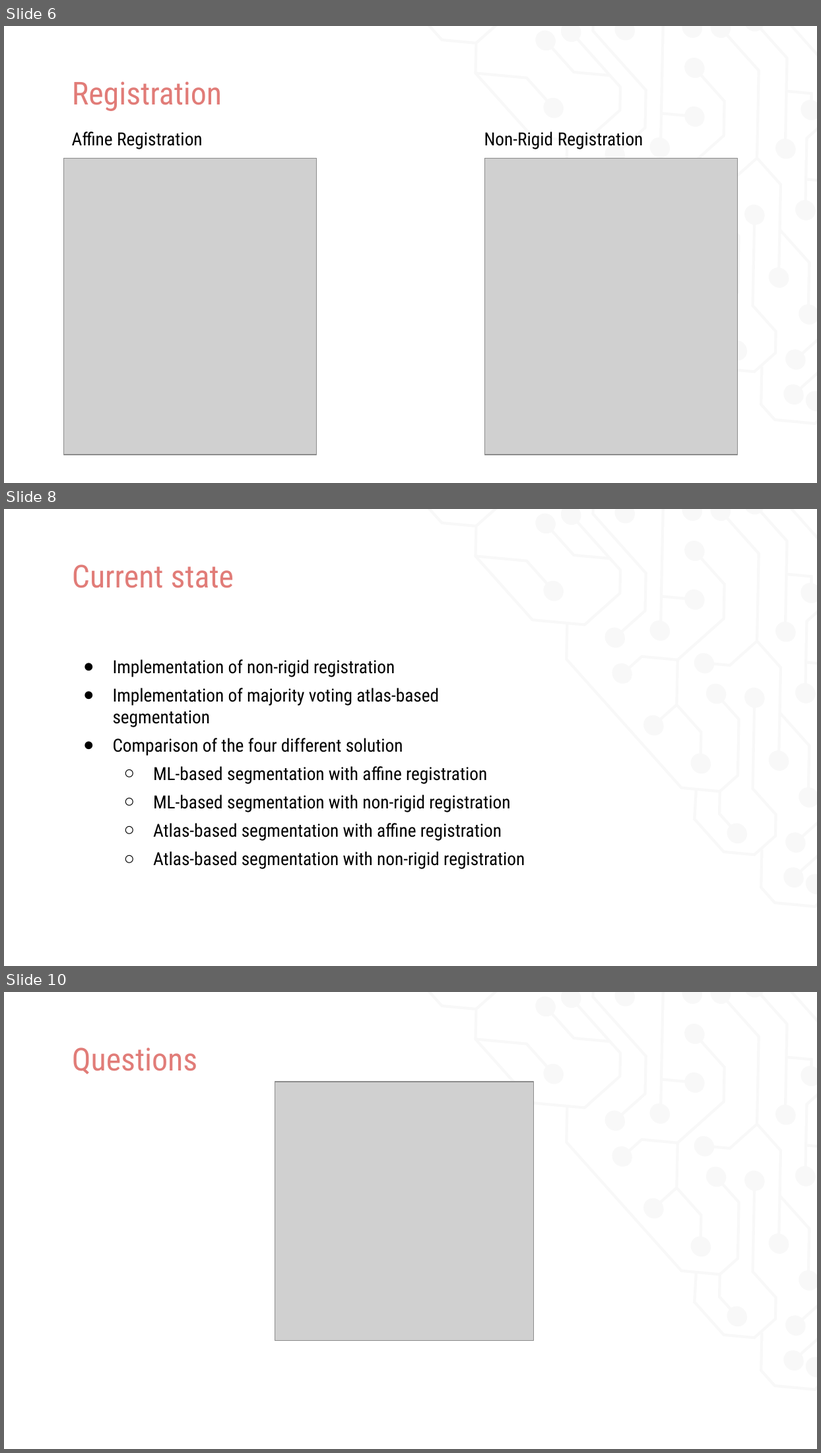
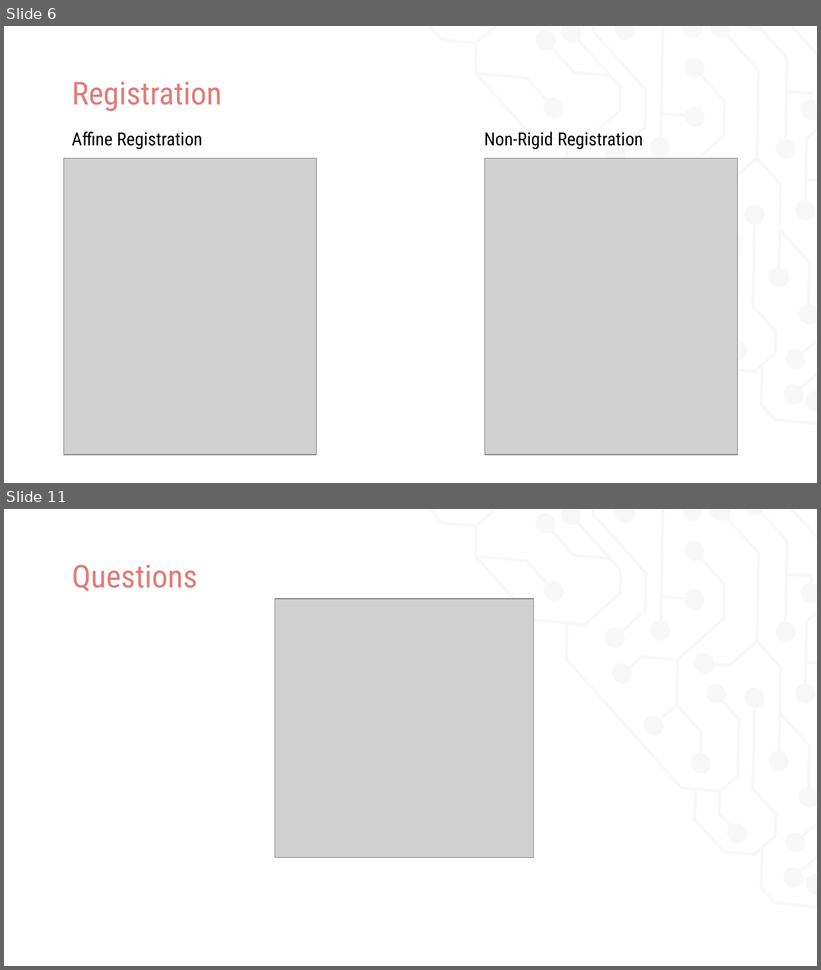
Before and after one commit to uro1012/MIALab, a slide deck: presentation/Presentation.pptx. Shown one above the other, each under a label of ours: slides 6, 8 and 10 before the commit, slides 6 and 11 after it; the slides between them are not shown. The pictures are 821x1453 and 821x970 pixels, drawn with LibreOffice and Linux fonts; fonts in the diff are those of the drawing; grey boxes stand for pictures. Boxes give left, top, right and bottom in pixels: in the first picture for what was removed or moved away, otherwise in the second. Text is boxed around its words. In the diff, an @@ line names an element or a change of style, - is before the commit and + after.

```diff
--- a/presentation/Presentation.pptx
+++ b/presentation/Presentation.pptx
@@ slide 8 removed at (4, 509, 817, 966), background #FFFFFF; not listed: 5 template elements that a slide beside it also shows @@
@@ title removed at (72, 564, 234, 588) @@
-Current state
@@ text removed at (113, 659, 525, 869) @@
-● Implementation of non-rigid registration
-● Implementation of majority voting atlas-based segmentation
-● Comparison of the four different solution
-  ○ ML-based segmentation with affine registration
-  ○ ML-based segmentation with non-rigid registration
-  ○ Atlas-based segmentation with affine registration
-  ○ Atlas-based segmentation with non-rigid registration
@@ what was slide 10 is now slide 11 @@
```
Also in this commit, not shown: 2 slides changed, 3 slides added, 1 other slide removed.
